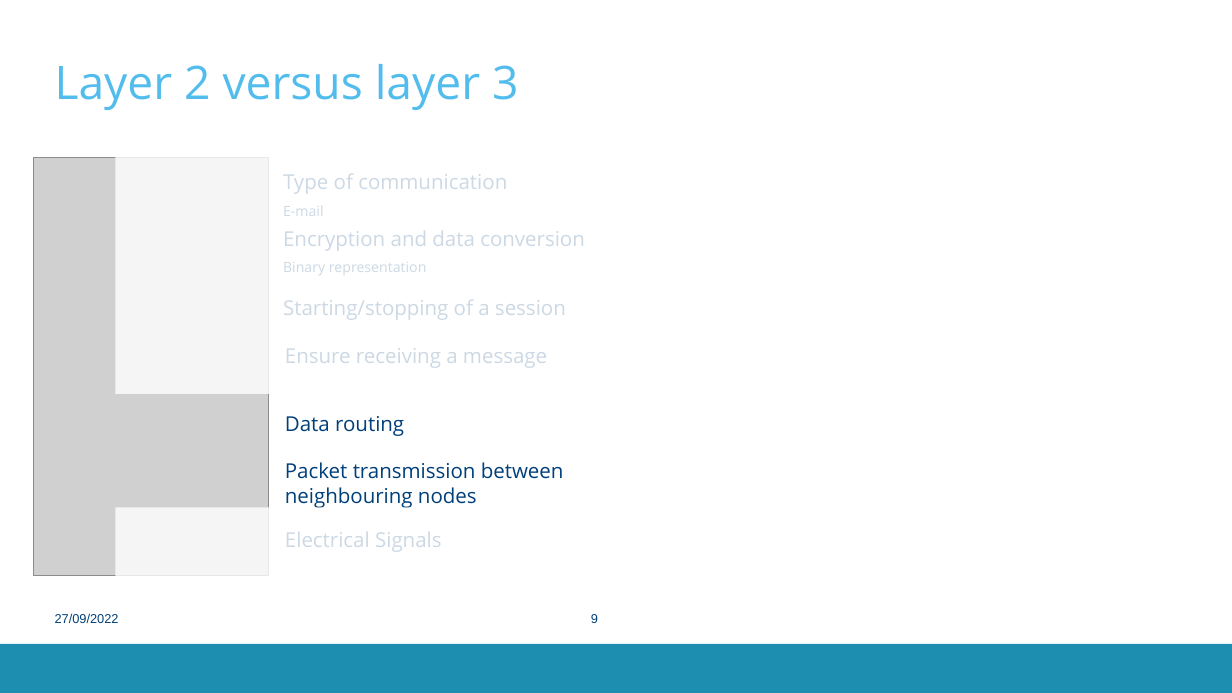
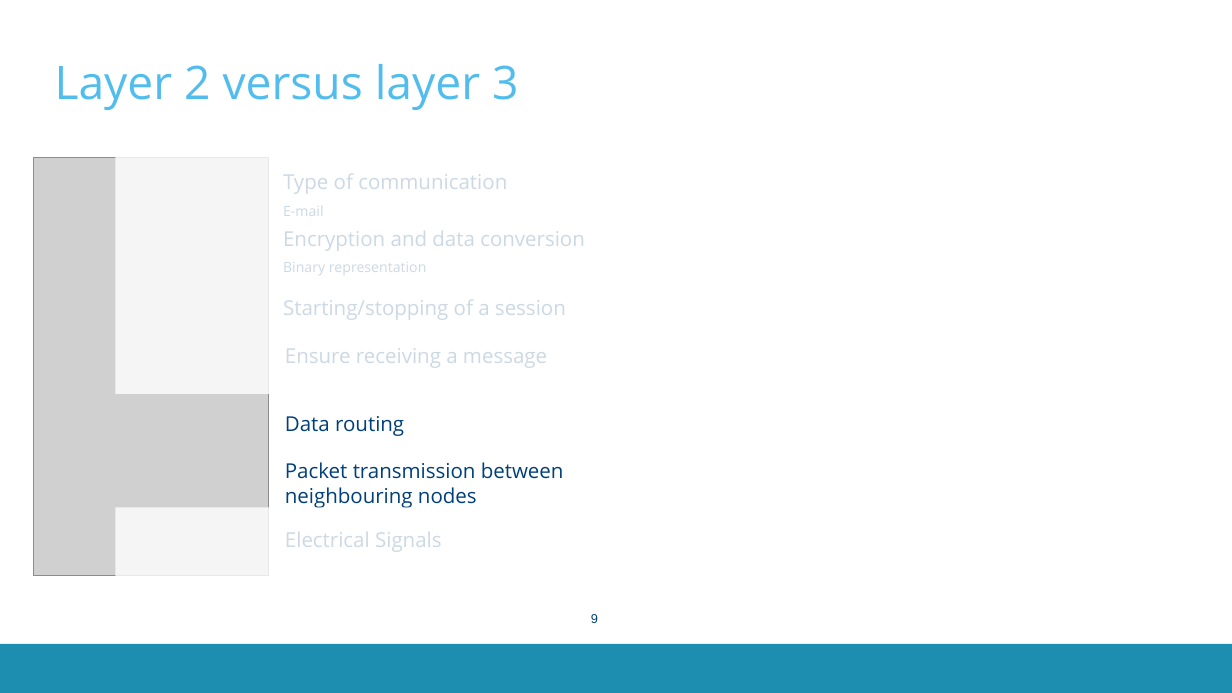
Before and after one commit to GillesC/Network-Capturing-and-Manipulation----Introduction-to-Wireshark-and-Scapy, a slide deck: slide 9 of presentation/slides.pptx. Drawn at 1232x693 pixels with LibreOffice and Linux fonts; fonts in the diff are those of the drawing; grey boxes stand for pictures; background and template pictures are left out. Boxes give left, top, right and bottom in pixels: in the first picture for what was removed or moved away, otherwise in the second. Text is boxed around its words. In the diff, an @@ line names an element or a change of style, - is before the commit and + after.

```diff
--- a/presentation/slides.pptx
+++ b/presentation/slides.pptx
@@ text removed at [55,613,119,623] @@
-27/09/2022
```
Also in this commit, not shown: 4 other slides changed, 1 slide added, 1 slide removed.
